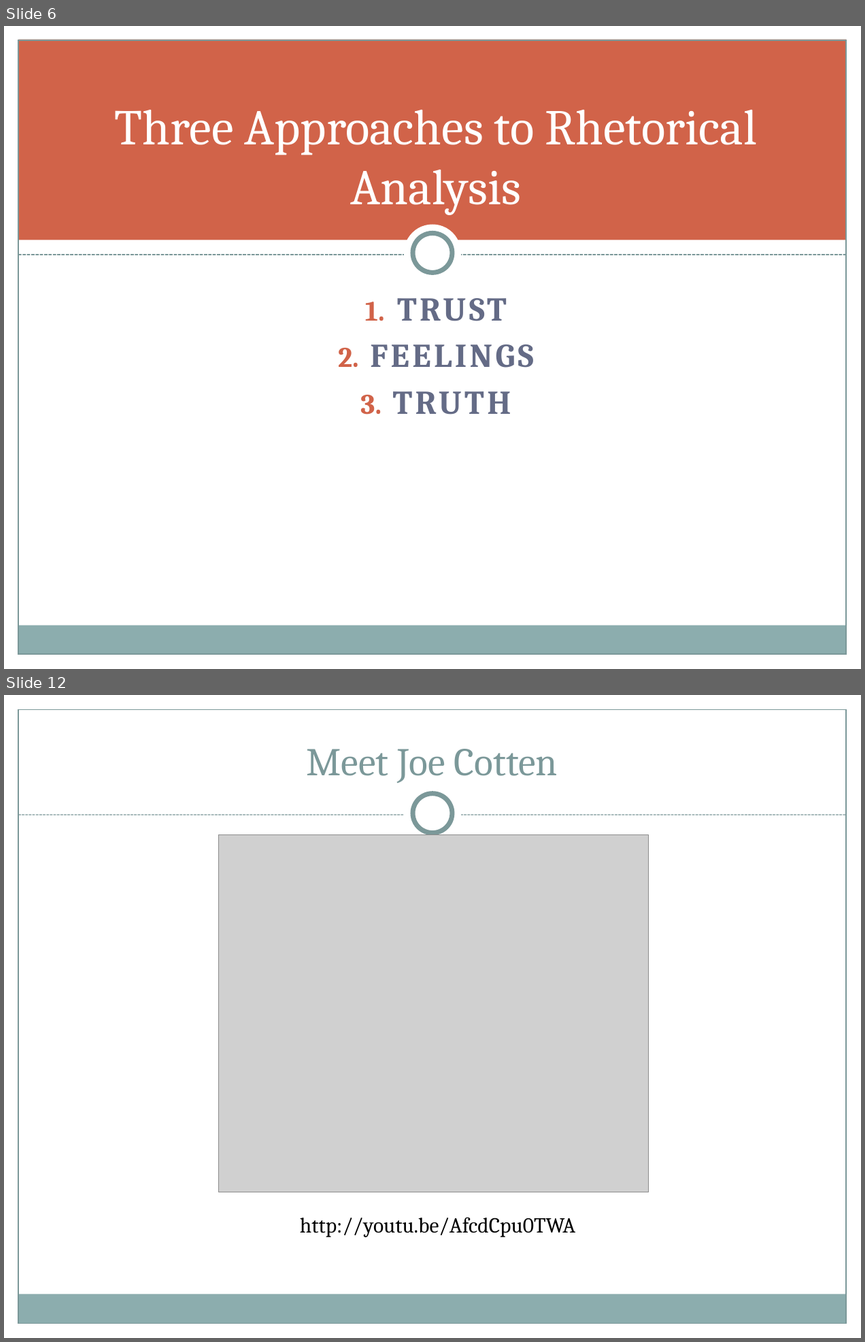
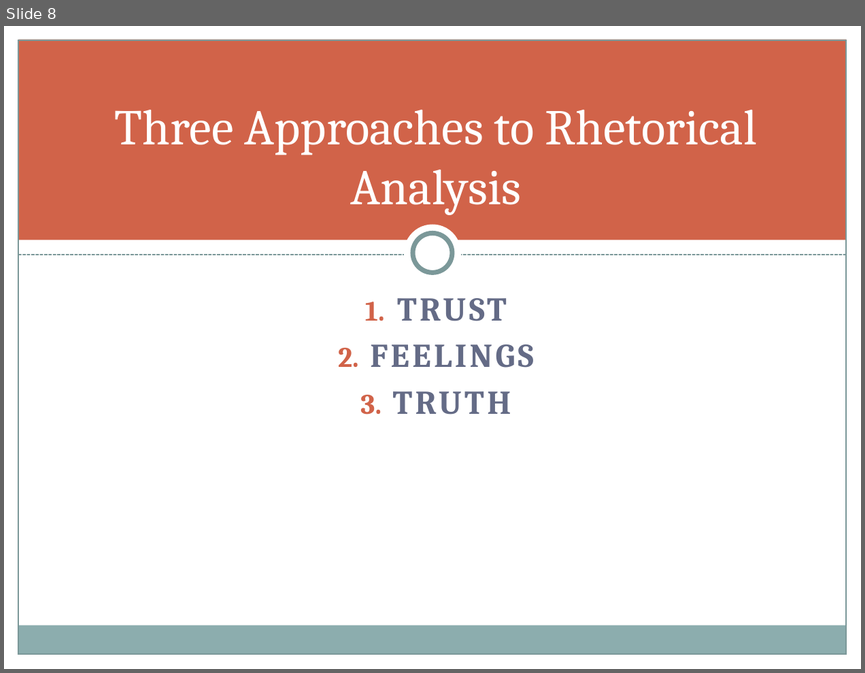
Before and after one commit to halperta/halperta.github.io, a slide deck: rhe306-spring2014/documents/logosLecture.pptx. Shown one above the other, each under a label of ours: slides 6 and 12 before the commit, slide 8 after it; the slides between them are not shown. The pictures are 865x1342 and 865x673 pixels, drawn with LibreOffice and Linux fonts; fonts in the diff are those of the drawing; grey boxes stand for pictures. Boxes give left, top, right and bottom in pixels: in the first picture for what was removed or moved away, otherwise in the second. Text is boxed around its words. In the diff, an @@ line names an element or a change of style, - is before the commit and + after.

```diff
--- a/rhe306-spring2014/documents/logosLecture.pptx
+++ b/rhe306-spring2014/documents/logosLecture.pptx
@@ slide 12 removed at <box>4,695,861,1338</box>, background #FFFFFF; not listed: 2 template elements that a slide beside it also shows @@
@@ rectangle removed at <box>4,695,861,826</box> @@
@@ rectangle removed at <box>4,695,18,1338</box> @@
@@ rectangle removed at <box>847,695,861,1338</box> @@
@@ title removed at <box>307,749,558,783</box> @@
-Meet Joe Cotten
@@ ellipse removed at <box>404,785,462,843</box> @@
@@ ellipse removed at <box>413,794,452,833</box> @@
@@ line removed from (18, 815) to (847, 815) @@
@@ picture removed at <box>219,834,649,1192</box> @@
@@ text removed at <box>300,1217,575,1237</box> @@
-http://youtu.be/AfcdCpu0TWA
@@ what was slide 6 is now slide 8 @@
```
Also in this commit, not shown: 5 slides changed, 6 slides added, 5 other slides removed, 4 other files.
